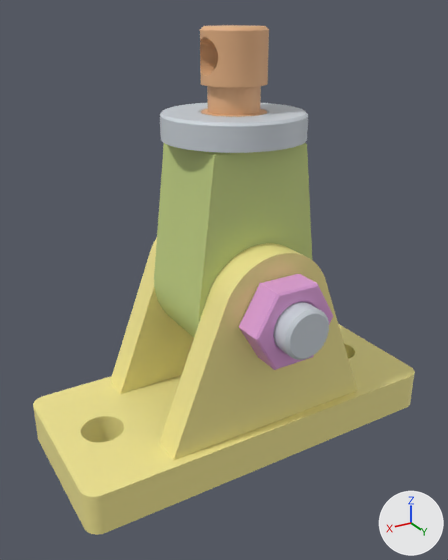
A saved change to the glTF model docs/Additional CAD exercise/steps/ax_machinists_jack/step_18.glb.
Rendered twice from a 50 mm lens placed at (102.5, 164.9, 139.4), pointed at (5.9, 4.0, 58.9). Lighting does not change. The marker at lower right points along +X, +Y and +Z. The first picture is the older version. Vertices at exactly the same position are counted once.

The first picture shows 'part__base', 'part__bolt M16 x 2.0 x 68', 'part__lock nut M20 x 2.5', 'part__screw M20 x 2.5 x 56', 'part__standard nut M16 x 2.0', 'part__swivel'.
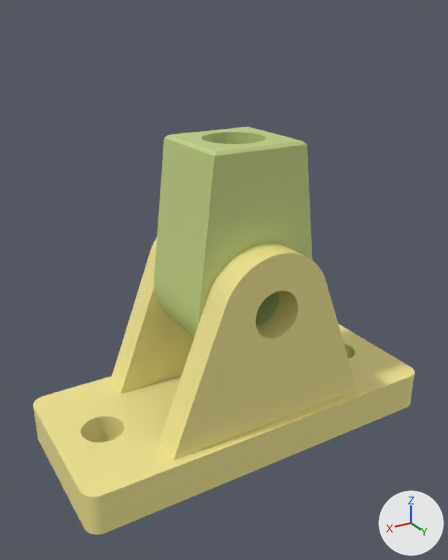
Location of each change, [x1, y1, x2, y2] in pixels of the pictures (448 x 560 px; the box of a moved part takes in the faces that stretch with it):
'part__lock nut M20 x 2.5', deleted: before [160, 103, 308, 153]
'part__screw M20 x 2.5 x 56', deleted (brown): before [200, 25, 269, 117]
'part__standard nut M16 x 2.0', deleted (pink): before [239, 274, 333, 370]
'part__bolt M16 x 2.0 x 68', deleted: before [274, 302, 329, 360]
part 1 of me_part__swivel, moved or reshaped (mostly hidden before): before [202, 143, 306, 156]; after [165, 127, 306, 156]

The edits, one by one:
me_part__swivel has 460 vertices, 920 faces and spans x -22.0..22.0, y -16.0..16.0, z 32.0..104.0.
me_part__swivel is used by ob_part__swivel; location (0.0, 0.0, 0.0).
Part 1, on me_part__swivel:
Vertex 104 of me_part__swivel moves from (15.0, 15.0, 104.0) at pixel (216, 151) to (-15.0, 15.0, 104.0) at pixel (302, 140).
Vertex 106 of me_part__swivel moves from (-15.0, 15.0, 104.0) to (15.0, 15.0, 104.0) at pixel (216, 151).
Vertex 206 of me_part__swivel moves from (15.0, -15.0, 104.0) to (16.1, -16.0, 103.0) at pixel (164, 137).
Vertex 207 of me_part__swivel moves from (16.1, -16.0, 103.0) to (15.0, -15.0, 104.0) at pixel (168, 134).
Object 'part__bolt M16 x 2.0 x 68' (ob_part__bolt_m16_x_2_0_x_68) is deleted.
Object 'part__standard nut M16 x 2.0' (ob_part__standard_nut_m16_x_2_0) is deleted.
Object 'part__lock nut M20 x 2.5' (ob_part__lock_nut_m20_x_2_5) is deleted.
Object 'part__screw M20 x 2.5 x 56' (ob_part__screw_m20_x_2_5_x_56) is deleted.
